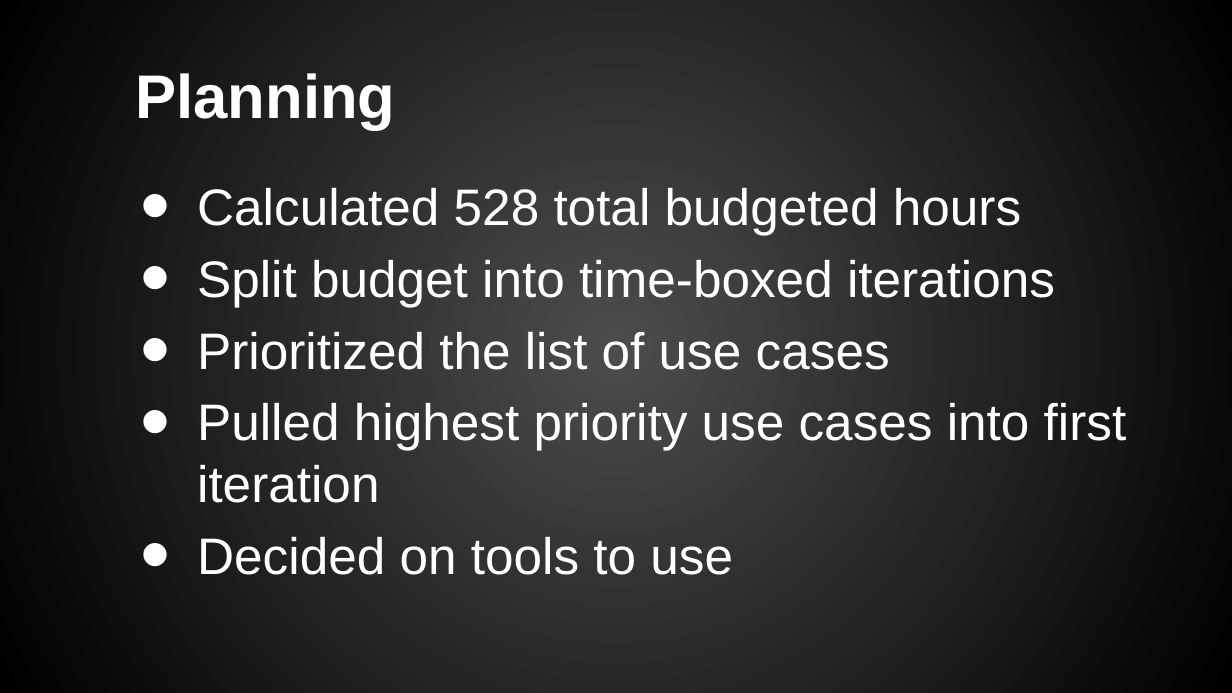
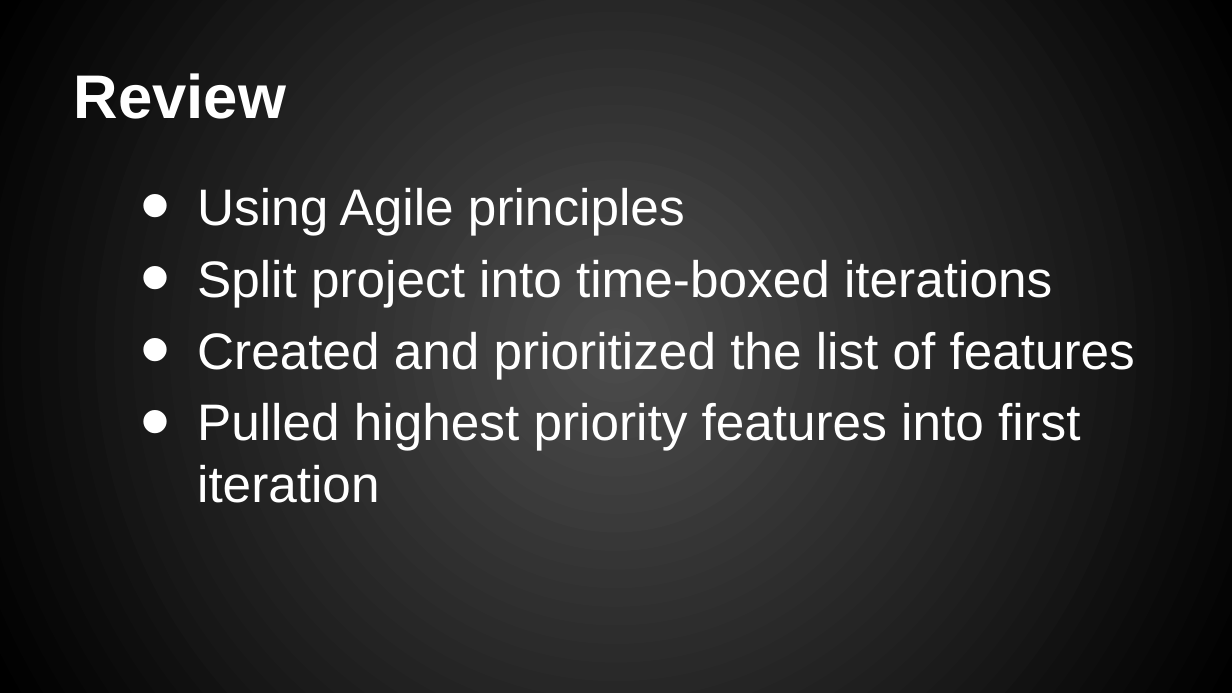
Before and after one commit to chriskdon/chinese-checkers, a slide deck: slide 2 of project-management/binder/iteration2/Curtis/Chinese Checkers - Iteration #2.pptx (slide 3 before the commit). Drawn at 1232x693 pixels with LibreOffice and Linux fonts; fonts in the diff are those of the drawing; background and template pictures are left out. Boxes give left, top, right and bottom in pixels: in the first picture for what was removed or moved away, otherwise in the second. Text is boxed around its words. In the diff, an @@ line names an element or a change of style, - is before the commit and + after.

Commit message:
finalized Iteration #2 presentation

```diff
--- a/project-management/binder/iteration2/Curtis/Chinese Checkers - Iteration #2.pptx
+++ b/project-management/binder/iteration2/Curtis/Chinese Checkers - Iteration #2.pptx
@@ title at <box>74,73,286,119</box>: text changed @@
-Planning
+Review
@@ text at <box>197,188,1135,503</box>: text changed @@
-• Calculated 528 total budgeted hours
-• Split budget into time-boxed iterations
-• Prioritized the list of use cases
-• Pulled highest priority use cases into first iteration
-• Decided on tools to use
+• Using Agile principles
+• Split project into time-boxed iterations
+• Created and prioritized the list of features
+• Pulled highest priority features into first iteration
```
Also in this commit, not shown: 1 other slide changed, 7 slides added, 6 slides removed.
